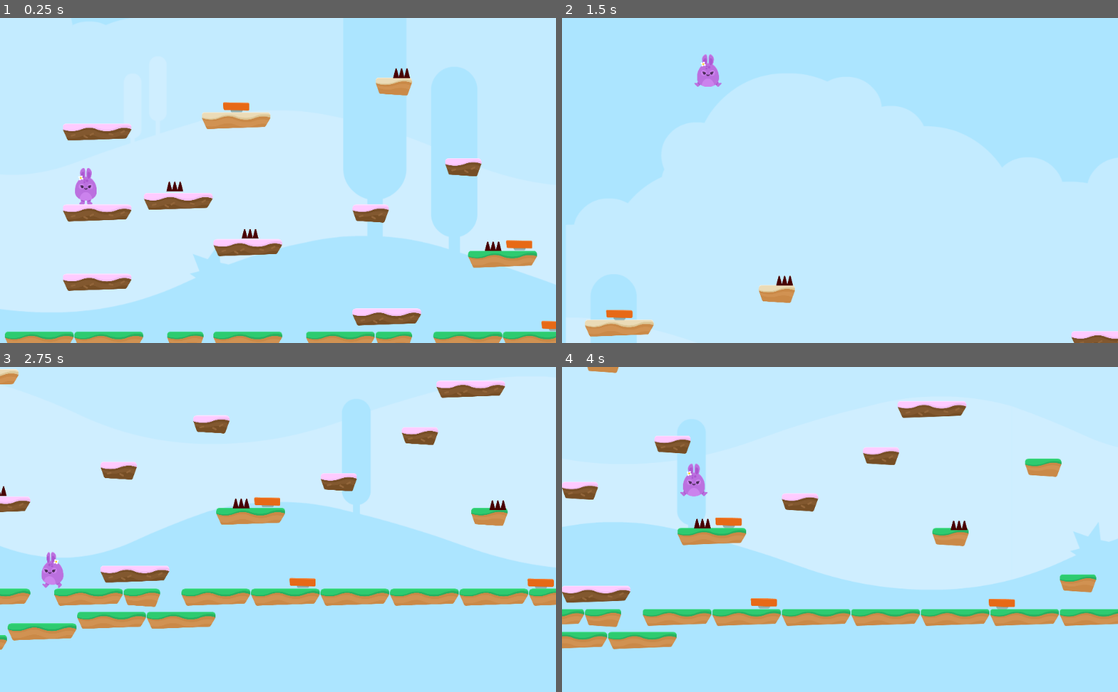
Above: before the commit, frames 1-4 (two rows, left to right).
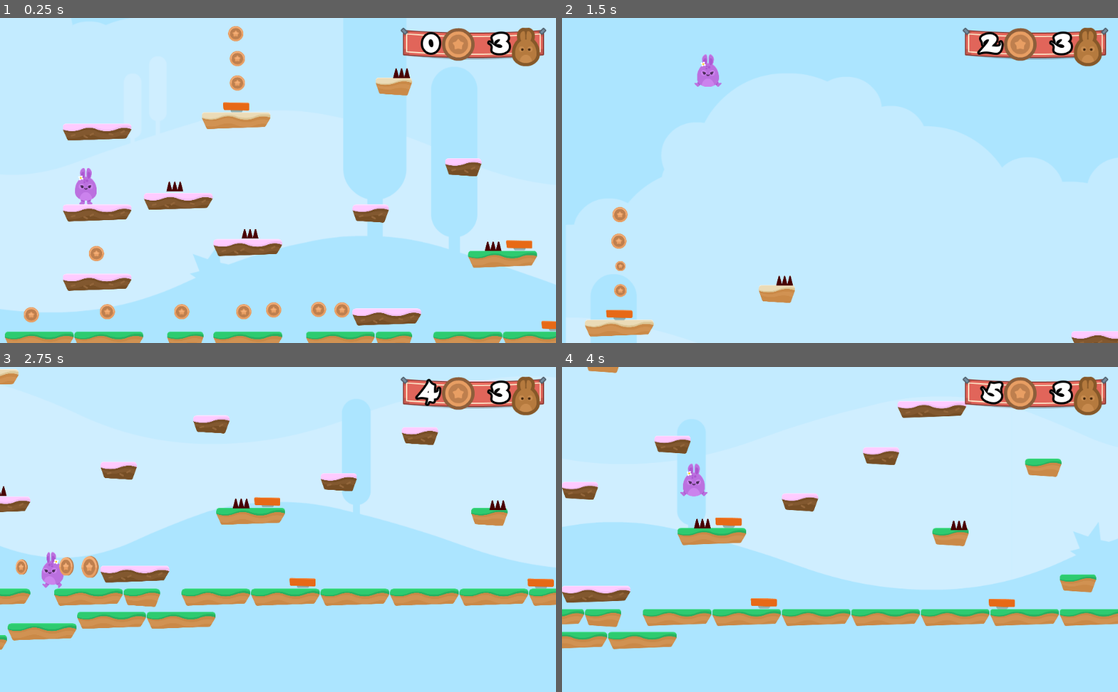
Above: after the commit, the same moments.

Repository: Pahutich/hoppy-days
Game: Godot game, scene res://Levels/Level1.tscn
Same seed, same stepped clock (60 frames per second), same inputs: the game is played once before the commit and once after it.
Inputs:
- Up to frame 1 (0.25 s): no input
- Up to frame 2 (1.5 s): hold D (right) from 0.53 s (still down); tap Space (jump) at 0.77 s
- Up to frame 3 (2.75 s): tap Space (jump) at 1.52 s; release D (right) at 2.03 s; hold A (left) from 2.03 s (still down)
- Up to frame 4 (4 s): release A (left) at 2.78 s; hold D (right) from 2.78 s (still down); tap Space (jump) at 3.02, 3.77 s

The runs differ from the first frame. In frame 1, 3.5% of the frame differs, in the area x 4-99%, y 2-94%; in frame 2, 2.6%; in frame 3, 2.7%; in frame 4, 2.3%.

Commit message:
29. Adding Coins - AnimationPlayer Nodes

Diff:
--- /dev/null
+++ b/GUI/GUI.gd
@@ -0,0 +1,10 @@
+extends CanvasLayer
+
+onready var LifeCount = $Control/TextureRect/HBoxContainer/LifeCount
+
+func _ready():
+	LifeCount.text = "3"
+
+func update_GUI(lifes_left, coins):
+	LifeCount.text = str(lifes_left)
+	$Control/TextureRect/HBoxContainer/CoinCount.text = str(coins)
--- /dev/null
+++ b/GUI/GUI.tscn
@@ -0,0 +1,68 @@
+[gd_scene load_steps=7 format=2]
+
+[ext_resource path="res://GFX/HUD/bannerHanging.png" type="Texture" id=1]
+[ext_resource path="res://GUI/GUI.gd" type="Script" id=2]
+[ext_resource path="res://GFX/HUD/lifes.png" type="Texture" id=3]
+[ext_resource path="res://Fonts/candles_.ttf" type="DynamicFontData" id=4]
+[ext_resource path="res://GFX/HUD/coin_bronze.png" type="Texture" id=5]
+
+[sub_resource type="DynamicFont" id=1]
+size = 48
+outline_size = 4
+outline_color = Color( 0, 0, 0, 1 )
+use_filter = true
+font_data = ExtResource( 4 )
+
+[node name="GUI" type="CanvasLayer" groups=["GUI"]]
+script = ExtResource( 2 )
+
+[node name="Control" type="Control" parent="."]
+anchor_right = 1.0
+anchor_bottom = 1.0
+
+[node name="TextureRect" type="TextureRect" parent="Control"]
+anchor_left = 1.0
+anchor_right = 1.0
+margin_left = -286.0
+margin_top = 18.0
+margin_bottom = 59.0
+texture = ExtResource( 1 )
+
+[node name="HBoxContainer" type="HBoxContainer" parent="Control/TextureRect"]
+anchor_right = 1.0
+anchor_bottom = 1.0
+margin_left = 12.0
+margin_right = -30.0
+margin_bottom = -12.0
+alignment = 1
+
+[node name="CoinCount" type="Label" parent="Control/TextureRect/HBoxContainer"]
+margin_top = 4.0
+margin_right = 60.0
+margin_bottom = 66.0
+size_flags_horizontal = 3
+custom_fonts/font = SubResource( 1 )
+text = "0"
+align = 2
+
+[node name="CoinIcon" type="TextureRect" parent="Control/TextureRect/HBoxContainer"]
+margin_left = 64.0
+margin_right = 124.0
+margin_bottom = 71.0
+texture = ExtResource( 5 )
+
+[node name="LifeCount" type="Label" parent="Control/TextureRect/HBoxContainer"]
+margin_left = 128.0
+margin_top = 4.0
+margin_right = 188.0
+margin_bottom = 66.0
+size_flags_horizontal = 3
+custom_fonts/font = SubResource( 1 )
+text = "0"
+align = 2
+
+[node name="LifeIcon" type="TextureRect" parent="Control/TextureRect/HBoxContainer"]
+margin_left = 192.0
+margin_right = 244.0
+margin_bottom = 71.0
+texture = ExtResource( 3 )
--- /dev/null
+++ b/Items/Coin.gd
@@ -0,0 +1,13 @@
+extends Node2D
+
+var taken = false
+
+func _on_Area2D_body_entered(body):
+	if not taken:
+		taken = true
+		$AnimationPlayer.play("die")
+		$AudioStreamPlayer.play()
+		get_tree().call_group("Gamestate", "coin_up")
+
+func die():
+	queue_free()
--- /dev/null
+++ b/Items/Coin.tscn
@@ -0,0 +1,90 @@
+[gd_scene load_steps=11 format=2]
+
+[ext_resource path="res://GFX/Items/bronze_1.png" type="Texture" id=1]
+[ext_resource path="res://GFX/Items/bronze_3.png" type="Texture" id=2]
+[ext_resource path="res://GFX/Items/bronze_2.png" type="Texture" id=3]
+[ext_resource path="res://Items/Coin.gd" type="Script" id=4]
+[ext_resource path="res://SFX/coin_SFX.wav" type="AudioStream" id=5]
+[ext_resource path="res://GFX/Items/bronze_4.png" type="Texture" id=6]
+
+[sub_resource type="SpriteFrames" id=1]
+animations = [ {
+"frames": [ ExtResource( 1 ), ExtResource( 3 ), ExtResource( 2 ), ExtResource( 6 ), ExtResource( 2 ), ExtResource( 3 ) ],
+"loop": true,
+"name": "spin",
+"speed": 10.0
+} ]
+
+[sub_resource type="CircleShape2D" id=2]
+radius = 43.0465
+
+[sub_resource type="Animation" id=3]
+length = 0.001
+tracks/0/type = "value"
+tracks/0/path = NodePath(".:scale")
+tracks/0/interp = 1
+tracks/0/loop_wrap = true
+tracks/0/imported = false
+tracks/0/enabled = true
+tracks/0/keys = {
+"times": PoolRealArray( 0 ),
+"transitions": PoolRealArray( 1 ),
+"update": 0,
+"values": [ Vector2( 1, 1 ) ]
+}
+
+[sub_resource type="Animation" id=4]
+resource_name = "die"
+length = 0.5
+tracks/0/type = "value"
+tracks/0/path = NodePath(".:scale")
+tracks/0/interp = 1
+tracks/0/loop_wrap = true
+tracks/0/imported = false
+tracks/0/enabled = true
+tracks/0/keys = {
+"times": PoolRealArray( 0, 0.2, 0.5 ),
+"transitions": PoolRealArray( 1, 1, 1 ),
+"update": 0,
+"values": [ Vector2( 1, 1 ), Vector2( 1.5, 1.5 ), Vector2( 0.01, 0.01 ) ]
+}
+tracks/1/type = "method"
+tracks/1/path = NodePath(".")
+tracks/1/interp = 1
+tracks/1/loop_wrap = true
+tracks/1/imported = false
+tracks/1/enabled = true
+tracks/1/keys = {
+"times": PoolRealArray( 0.5 ),
+"transitions": PoolRealArray( 1 ),
+"values": [ {
+"args": [  ],
+"method": "die"
+} ]
+}
+
+[node name="Coin" type="Node2D"]
+script = ExtResource( 4 )
+
+[node name="AnimatedSprite" type="AnimatedSprite" parent="."]
+frames = SubResource( 1 )
+animation = "spin"
+frame = 4
+playing = true
+
+[node name="Area2D" type="Area2D" parent="."]
+collision_layer = 8
+
+[node name="CollisionShape2D" type="CollisionShape2D" parent="Area2D"]
+visible = false
+shape = SubResource( 2 )
+
+[node name="AudioStreamPlayer" type="AudioStreamPlayer" parent="."]
+stream = ExtResource( 5 )
+volume_db = -10.0
+
+[node name="AnimationPlayer" type="AnimationPlayer" parent="."]
+anims/RESET = SubResource( 3 )
+anims/die = SubResource( 4 )
+
+[connection signal="body_entered" from="Area2D" to="." method="_on_Area2D_body_entered"]
--- a/Levels/GameState.gd
+++ b/Levels/GameState.gd
@@ -1,15 +1,33 @@
 extends Node2D
 
 var lives = 3
+var coins = 0
+var target_number_of_coins = 10
 
 func _ready():
 	add_to_group("Gamestate")
+	update_GUI()
 
 func hurt():
 	lives -= 1
 	$Player.hurt()
+	update_GUI()
 	if lives < 0:
 		end_game()
 
+func update_GUI():
+	get_tree().call_group("GUI", "update_GUI", lives, coins)
+
+func coin_up():
+	coins += 1
+	update_GUI()
+	var multiple_of_coins = (coins % target_number_of_coins) == 0
+	if multiple_of_coins:
+		life_up()
+
+func life_up():
+	lives += 1
+	update_GUI()
+
 func end_game():
 	get_tree().change_scene("res://Levels/GameOver.tscn")
--- a/Levels/Level1.tscn
+++ b/Levels/Level1.tscn
@@ -6,6 +6,8 @@
 [ext_resource path="res://SFX/Chiptune_Adventures_1.ogg" type="AudioStream" id=4]
 [ext_resource path="res://Items/JumpPad.tscn" type="PackedScene" id=5]
 [ext_resource path="res://Levels/GameState.gd" type="Script" id=6]
+[ext_resource path="res://GUI/GUI.tscn" type="PackedScene" id=7]
+[ext_resource path="res://Items/Coin.tscn" type="PackedScene" id=8]
 
 [node name="Level1" type="Node2D"]
 script = ExtResource( 6 )
@@ -49,6 +51,8 @@
 volume_db = -10.0
 autoplay = true
 
+[node name="GUI" parent="." instance=ExtResource( 7 )]
+
 [node name="JumpPads" type="Node" parent="."]
 
 [node name="JumpPad" parent="JumpPads" instance=ExtResource( 5 )]
@@ -62,3 +66,41 @@
 
 [node name="JumpPad4" parent="JumpPads" instance=ExtResource( 5 )]
 position = Vector2( 1282, 477 )
+
+[node name="Coins" type="Node" parent="."]
+
+[node name="Coin" parent="Coins" instance=ExtResource( 8 )]
+position = Vector2( 1289, 342 )
+
+[node name="Coin2" parent="Coins" instance=ExtResource( 8 )]
+position = Vector2( 1289, 207 )
+
+[node name="Coin3" parent="Coins" instance=ExtResource( 8 )]
+position = Vector2( 1280, 69 )
+
+[node name="Coin4" parent="Coins" instance=ExtResource( 8 )]
+position = Vector2( 1286, -78 )
+
+[node name="Coin5" parent="Coins" instance=ExtResource( 8 )]
+position = Vector2( 510, 1287 )
+
+[node name="Coin6" parent="Coins" instance=ExtResource( 8 )]
+position = Vector2( 150, 1626 )
+
+[node name="Coin7" parent="Coins" instance=ExtResource( 8 )]
+position = Vector2( 570, 1609 )
+
+[node name="Coin8" parent="Coins" instance=ExtResource( 8 )]
+position = Vector2( 981, 1609 )
+
+[node name="Coin9" parent="Coins" instance=ExtResource( 8 )]
+position = Vector2( 1324, 1609 )
+
+[node name="Coin10" parent="Coins" instance=ExtResource( 8 )]
+position = Vector2( 1489, 1599 )
+
+[node name="Coin11" parent="Coins" instance=ExtResource( 8 )]
+position = Vector2( 1737, 1596 )
+
+[node name="Coin12" parent="Coins" instance=ExtResource( 8 )]
+position = Vector2( 1867, 1599 )
Not shown: 1 places in Levels/Level1.tscn that only renumber resources
